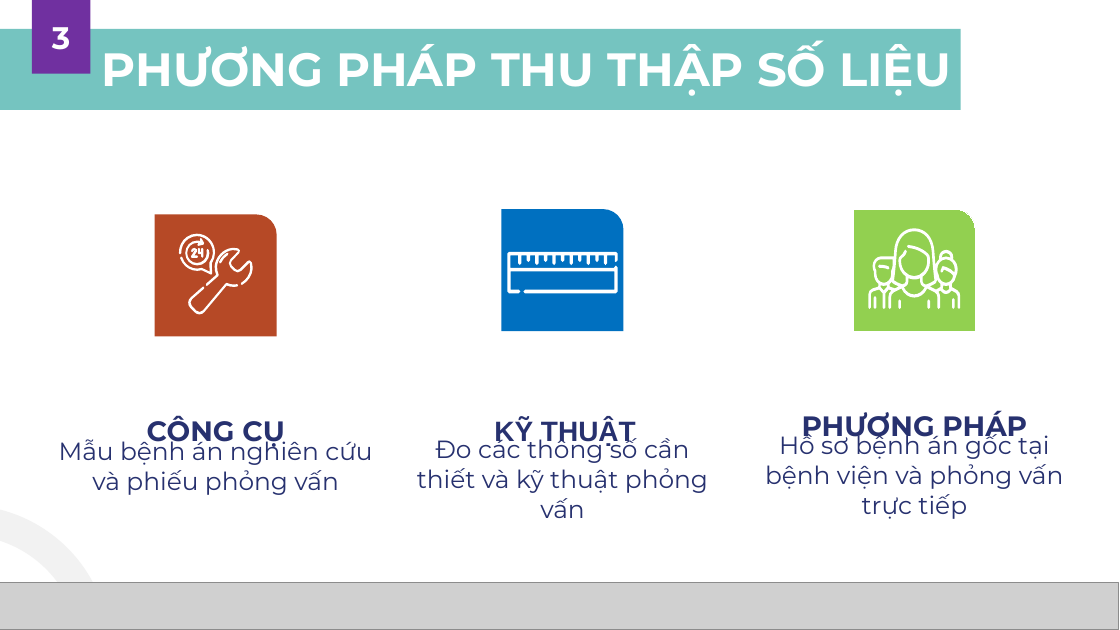
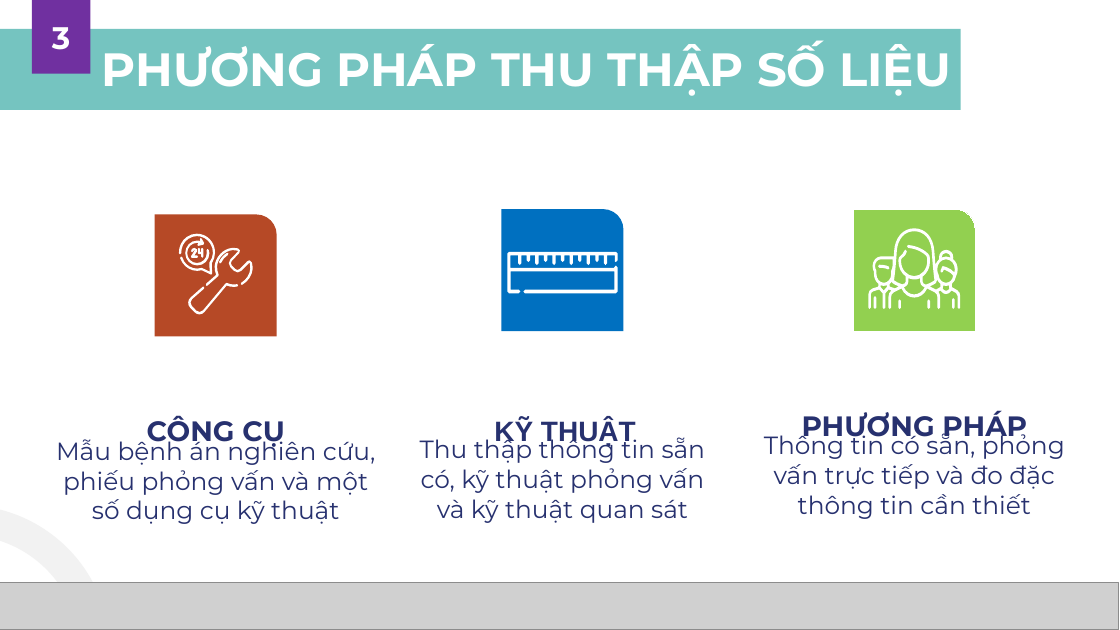
Before and after one commit to MedPocket/HPMUDocs-2021, a slide deck: slide 27 of Nghien-cuu-khoa-hoc/Nhom-4_K39C_Thuyet-trinh-NCKH.pptx (slide 24 before the commit). Drawn at 1120x630 pixels with LibreOffice and Linux fonts; fonts in the diff are those of the drawing; grey boxes stand for pictures; background and template pictures are left out. Boxes give left, top, right and bottom in pixels: in the first picture for what was removed or moved away, otherwise in the second. Text is boxed around its words. In the diff, an @@ line names an element or a change of style, - is before the commit and + after.

```diff
--- a/Nghien-cuu-khoa-hoc/Nhom-4_K39C_Thuyet-trinh-NCKH.pptx
+++ b/Nghien-cuu-khoa-hoc/Nhom-4_K39C_Thuyet-trinh-NCKH.pptx
@@ text at [56, 436, 375, 524]: text changed @@
-Mẫu bệnh án nghiên cứu và phiếu phỏng vấn
+Mẫu bệnh án nghiên cứu, phiếu phỏng vấn và một số dụng cụ kỹ thuật
@@ text at [420, 434, 706, 523]: text changed @@
-Đo các thông số cần thiết và kỹ thuật phỏng vấn
+Thu thập thông tin sẵn có, kỹ thuật phỏng vấn và kỹ thuật quan sát
@@ text at [764, 430, 1065, 519]: text changed @@
-Hồ sơ bệnh án gốc tại bệnh viện và phỏng vấn trực tiếp
+Thông tin có sẵn, phỏng vấn trực tiếp và đo đặc thông tin cần thiết
```
Also in this commit, not shown: 5 other slides changed, 5 slides added, 1 slide removed, 1 other file.
